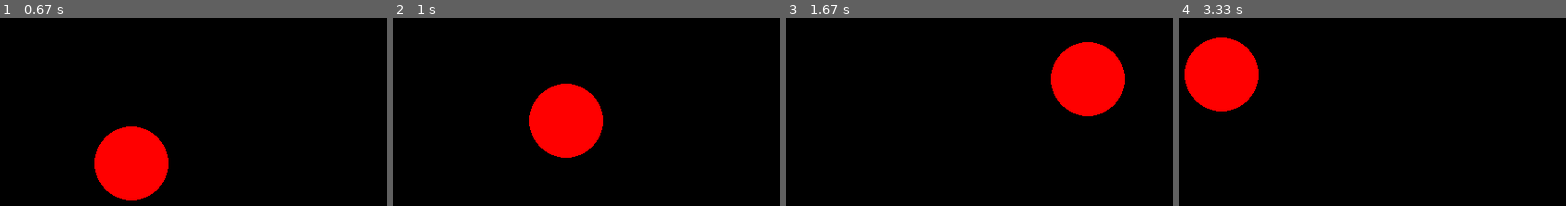
Above: before the commit, frames 1-4 (left to right).
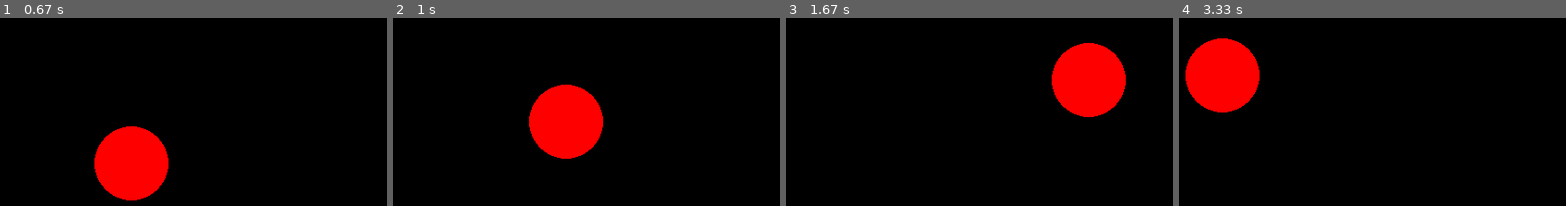
Above: after the commit, the same moments.

Repository: ZachRizzuto/2d-pygame
Game: pygame game, started from main.py
Same seed, same stepped clock (60 frames per second), same inputs: the game is played once before the commit and once after it.
Inputs:
- Up to frame 1 (0.67 s): hold D from 0.33 s (still down)
- Up to frame 2 (1 s): release D at 0.8 s; hold W from 0.83 s (still down)
- Up to frame 3 (1.67 s): release W at 1.13 s; hold D 1.17-1.63 s
- Up to frame 4 (3.33 s): hold A 1.67-2.2 s; hold S 2.23-2.53 s; hold A 2.57-2.97 s; hold W from 3 s (still down)

Frame 1 is identical in both runs. In frame 2, 0.2% of the frame differs, in the area x 35-55%, y 34-75%; in frame 3, 0.3%, in the area x 68-88%, y 12-53%; in frame 4, 0.3%.

Commit message:
normalize diagonals and clean up player movement code

Diff:
--- a/main.py
+++ b/main.py
@@ -1,4 +1,5 @@
 import pygame
+import player_movement
 # Initializing the Pygame library
 pygame.init()
 # Screen Settings in PX
@@ -8,7 +9,7 @@
 PLAYER_WIDTH = 50
 PLAYER_HEIGHT = 50
 
-player_speed = 300
+player_speed = 5
 
 # Game tick rate pretty much
 clock = pygame.time.Clock()
@@ -41,33 +42,8 @@
     # You'll notice we multiplay the changing value by delta time, this is how you keep movements with the same ratio.
     key = pygame.key.get_pressed()
 
+    player_movement.handlePlayerMovement(key, movement_vector, player_speed, dt, player_pos)
 
-
-    # Diagnol movement
-    if key[pygame.K_a] and key[pygame.K_w]:
-        movement_vector = pygame.math.Vector2(-player_speed * dt, -player_speed * dt)
-    elif key[pygame.K_a] and key[pygame.K_s]:
-        movement_vector = pygame.math.Vector2(-player_speed * dt, player_speed * dt)
-    elif key[pygame.K_d] and key[pygame.K_w]:
-        movement_vector = pygame.math.Vector2(player_speed * dt, -player_speed * dt)
-    elif key[pygame.K_d] and key[pygame.K_s]:
-        movement_vector = pygame.math.Vector2(player_speed * dt, player_speed * dt)
-
-    # Left and Right
-    elif key[pygame.K_a] == True:
-        movement_vector = pygame.math.Vector2(-player_speed * dt, 0)
-    elif key[pygame.K_d] == True:
-        movement_vector = pygame.math.Vector2(player_speed * dt, 0)
-
-    # Up and Down
-    elif key[pygame.K_s] == True:
-        movement_vector = pygame.math.Vector2(0, player_speed * dt)
-    elif key[pygame.K_w] == True:
-        movement_vector = pygame.math.Vector2(0, -player_speed * dt)
-
-
-
-    player_pos += movement_vector
     # Really am not sure what this does... I'll have to read on it
     pygame.display.flip()
 
--- /dev/null
+++ b/player_movement.py
@@ -0,0 +1,28 @@
+import pygame
+def handlePlayerMovement(key, movement_vector, player_speed, dt, player_pos):
+    # Diagnol movement
+    if key[pygame.K_a] and key[pygame.K_w]:
+        movement_vector = pygame.math.Vector2(-player_speed * dt, -player_speed * dt)
+    elif key[pygame.K_a] and key[pygame.K_s]:
+        movement_vector = pygame.math.Vector2(-player_speed * dt, player_speed * dt)
+    elif key[pygame.K_d] and key[pygame.K_w]:
+        movement_vector = pygame.math.Vector2(player_speed * dt, -player_speed * dt)
+    elif key[pygame.K_d] and key[pygame.K_s]:
+        movement_vector = pygame.math.Vector2(player_speed * dt, player_speed * dt)
+
+    # Left and Right
+    elif key[pygame.K_a] == True:
+        movement_vector = pygame.math.Vector2(-player_speed * dt, 0)
+    elif key[pygame.K_d] == True:
+        movement_vector = pygame.math.Vector2(player_speed * dt, 0)
+
+    # Up and Down
+    elif key[pygame.K_s] == True:
+        movement_vector = pygame.math.Vector2(0, player_speed * dt)
+    elif key[pygame.K_w] == True:
+        movement_vector = pygame.math.Vector2(0, -player_speed * dt)
+
+
+    player_pos += movement_vector.normalize() * player_speed if movement_vector.length() > 0 else movement_vector
+
+    return player_pos
